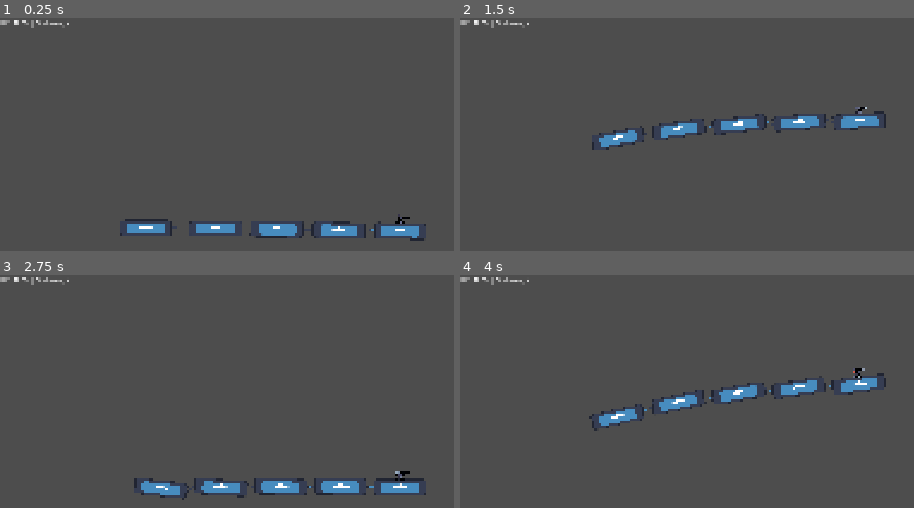
Above: before the commit, frames 1-4 (two rows, left to right).
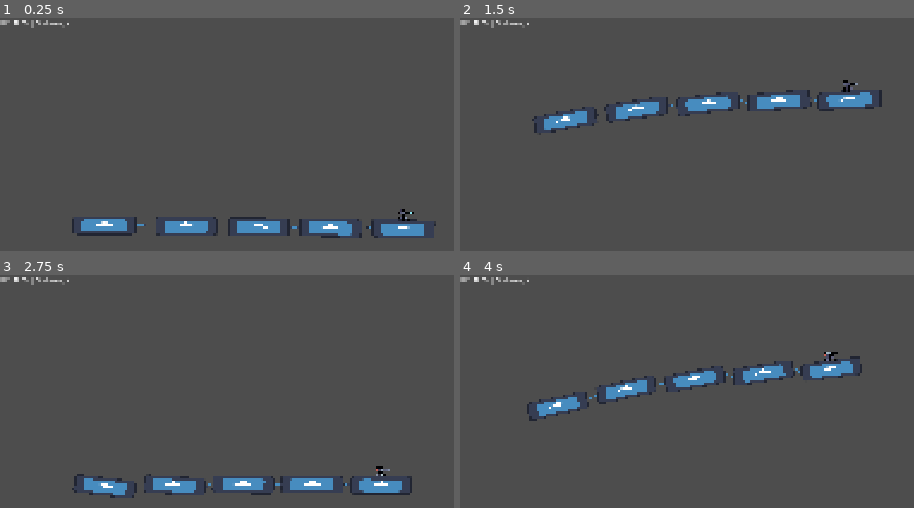
Above: after the commit, the same moments.

Repository: g3evorz/Gameseed-2026
Game: Godot game, scene res://Scenes/main.tscn
The game is run twice, just before and just after one commit, with the same random seed, the same clock (stepped at 60 frames per second) and the same inputs. The engine's default icon, where the game draws it, is replaced by a stand-in: a white triangle on a blue panel in a dark square.
Inputs (mouse positions are in pixels of both pictures, inside the frame that each line leads up to):
- Up to frame 1 (0.25 s): no input
- Up to frame 2 (1.5 s): move the mouse to (outside the picture) at 0.52 s; hold Up (ui_up) 0.53-1.25 s; hold E (shoot) 0.53-1.25 s; click (outside the picture) at 0.67 s; drag from (outside the picture) to (864, 113) at 1.27 s
- Up to frame 3 (2.75 s): move the mouse to (outside the picture) at 2.02 s; hold Down (ui_down) from 2.03 s (still down); hold E (shoot) from 2.03 s (still down)
- Up to frame 4 (4 s): release Down (ui_down) at 2.75 s; release E (shoot) at 2.75 s; drag from (outside the picture) to (618, 433) at 2.77 s; move the mouse to (outside the picture) at 3.52 s; hold Up (ui_up) from 3.53 s (still down); hold E (shoot) from 3.53 s (still down)

The runs differ from the first frame. In frame 1, 3.6% of the frame differs, in the area x 15-97%, y 81-96%; in frame 2, 5.5%, in the area x 15-94%, y 26-57%; in frame 3, 3.9%; in frame 4, 5.3%.

Commit message:
Refined Camera
More cinematic and dynamic

Diff:
--- a/Scenes/Components/Kereta/kepala.tscn
+++ b/Scenes/Components/Kereta/kepala.tscn
@@ -11,6 +11,12 @@
 [node name="Kepala" type="CharacterBody2D" unique_id=1215859441]
 collision_mask = 2
 script = ExtResource("1_kiorl")
+
+[node name="Camera2D" type="Camera2D" parent="." unique_id=1503878241]
+position = Vector2(-129, 38)
+scale = Vector2(2.0234377, 0.59375)
+zoom = Vector2(0.5, 0.5)
+script = ExtResource("1_eu8wk")
 
 [node name="Sprite2D" type="Sprite2D" parent="." unique_id=1829586725]
 position = Vector2(-129, 38)
@@ -41,12 +47,3 @@
 [node name="LabelSpeed" type="Label" parent="CanvasLayer" unique_id=448355568]
 offset_right = 40.0
 offset_bottom = 23.0
-
-[node name="Kepala" type="Node2D" parent="." unique_id=1780252134]
-
-[node name="Camera2D" type="Camera2D" parent="Kepala" unique_id=1503878241 node_paths=PackedStringArray("target")]
-position = Vector2(-129, 38)
-scale = Vector2(2.0234377, 0.59375)
-zoom = Vector2(0.5, 0.5)
-script = ExtResource("1_eu8wk")
-target = NodePath("../..")
--- a/Script/autoload/GameManager.gd
+++ b/Script/autoload/GameManager.gd
@@ -3,7 +3,7 @@
 # Kecepatan Platform
 @export var BASE_SPEED: float = 300.0
 @export var MAX_SPEED: float = 1000.0
-@export var ACCELERATION: float = 15.0
+@export var ACCELERATION: float = 30.0
 
 # Hit and Stop
 @export var HIT_STOP_DURATION: float = 0.8  # Durasi game freeze (dalam detik)
--- a/Script/camera.gd
+++ b/Script/camera.gd
@@ -1,43 +1,89 @@
 extends Camera2D
 
-@export_category("Camera Settings")
-@export var target: Node2D
+@export_group("Dynamic Offset")
+@export var default_offset_x: float = 0.0
+@export var max_lag_offset_x: float = 700.0
+
+@export_group("Dynamic Zoom")
+@export var default_zoom: Vector2 = Vector2(0.6, 0.6)
+@export var max_fast_zoom: Vector2 = Vector2(0.4, 0.4)
 
 @export_group("Smoothing Dynamics")
-@export var max_smoothing: float = 10.0
+@export var max_smoothing: float = 8.0
 @export var min_smoothing: float = 2.0
-@export var speed_threshold: float = 400.0
-## Kecepatan transisi smoothing (Semakin kecil nilainya, semakin mulus/lembut efek berhentinya)
 @export var transition_speed: float = 4.0
 
-var _last_target_x: float = 0.0
-var _fixed_y: float = 0.0
-var _current_active_smoothing: float = 10.0 # Menyimpan nilai smoothing yang sedang berjalan
+@export_group("Wobble / Shake Effect")
+@export var wobble_amplitude: float = 15.0
+@export var wobble_speed: float = 20.0
+@export var wobble_active_duration: float = 0.5
+@export var wobble_pause_duration: float = 1.5
+
+var _current_active_smoothing: float = 8.0
+var _fixed_global_y: float = 0.0
+var _time_passed: float = 0.0 # Waktu berjalan untuk fungsi gelombang sinus
+
+# Variabel internal untuk Wobble Interval
+var _wobble_state_timer: float = 0.0
+var _is_wobbling_active: bool = false
+var _wobble_weight: float = 0.0 # Transisi mulus antara goyang dan diam
 
 func _ready():
 	top_level = true
-	position_smoothing_enabled = false
-
-	if target:
-		_last_target_x = target.global_position.x
-		global_position.x = _last_target_x
-
-	_fixed_y = global_position.y
+	_fixed_global_y = global_position.y
 	_current_active_smoothing = max_smoothing
 
 func _physics_process(delta):
-	if not target:
+	_time_passed += delta
+	_wobble_state_timer += delta
+
+	if not has_node("/root/GameManager"):
 		return
 
-	var current_target_x = target.global_position.x
-	var speed_x = abs(current_target_x - _last_target_x) / delta
-	_last_target_x = current_target_x
+	var current_speed = GameManager.current_world_speed
+	var max_speed = GameManager.MAX_SPEED
+	var base_speed = GameManager.BASE_SPEED
 
-	var speed_ratio = clamp(speed_x / speed_threshold, 0.0, 1.0)
+	if max_speed == base_speed:
+		max_speed += 1.0
+
+	var speed_ratio = clamp((current_speed - base_speed) / (max_speed - base_speed), 0.0, 1.0)
+
+	# --- SISTEM INTERVAL WOBBLE ---
+	if _is_wobbling_active:
+		if _wobble_state_timer >= wobble_active_duration:
+			_is_wobbling_active = false
+			_wobble_state_timer = 0.0
+	else:
+		if _wobble_state_timer >= wobble_pause_duration:
+			_is_wobbling_active = true
+			_wobble_state_timer = 0.0
+
+	# Transisi mulus (lerp) agar kamera tidak patah saat wobble menyala/mati
+	var target_wobble_weight = 1.0 if _is_wobbling_active else 0.0
+	_wobble_weight = lerp(_wobble_weight, target_wobble_weight, 5.0 * delta)
+
+	# Kalkulasi getaran (hanya terpicu kuat di kecepatan tinggi karena dipangkatkan 3)
+	var intensity = pow(speed_ratio, 3)
+	var raw_wobble_offset = sin(_time_passed * wobble_speed) * wobble_amplitude * intensity
+
+	# Kalikan hasil wobble dengan weight intervalnya
+	var final_wobble_offset = raw_wobble_offset * _wobble_weight
+	# ------------------------------
+
+	var target_offset_x = lerp(default_offset_x, max_lag_offset_x, speed_ratio)
+	var target_x = get_parent().global_position.x + target_offset_x + final_wobble_offset
+
+	var target_zoom = lerp(default_zoom, max_fast_zoom, speed_ratio)
 	var target_smoothing = lerp(max_smoothing, min_smoothing, speed_ratio)
 
-	_current_active_smoothing = lerp(_current_active_smoothing, target_smoothing, transition_speed * delta)
+	var current_transition = transition_speed
+	if GameManager.is_hit_stopping:
+		current_transition *= 3.0
 
-	var new_x = lerp(global_position.x, current_target_x, _current_active_smoothing * delta)
+	_current_active_smoothing = lerp(_current_active_smoothing, target_smoothing, current_transition * delta)
 
-	global_position = Vector2(new_x, _fixed_y)
+	var new_x = lerp(global_position.x, target_x, _current_active_smoothing * delta)
+	global_position = Vector2(new_x, _fixed_global_y)
+
+	zoom = lerp(zoom, target_zoom, _current_active_smoothing * delta)
--- /dev/null
+++ b/Script/sprite_2d.gd
@@ -0,0 +1,28 @@
+extends Sprite2D
+
+func _ready():
+	stretch_to_border()
+
+# Jika kamu ingin sprite menyesuaikan ukuran saat layar di-resize,
+# kamu bisa memanggil fungsi ini di dalam _process, atau menggunakan signal "size_changed" dari viewport.
+# func _process(delta):
+# 	stretch_to_border()
+
+func stretch_to_border():
+	# 1. Dapatkan ukuran batas dunia (Viewport / Layar)
+	var border_size = get_viewport_rect().size
+
+	# 2. Pastikan Sprite memiliki texture sebelum melakukan perhitungan
+	if texture:
+		# Dapatkan ukuran asli dari gambar (texture)
+		var texture_size = texture.get_size()
+
+		# 3. Hitung skala yang dibutuhkan agar pas dengan border
+		var scale_x = border_size.x / texture_size.x
+		var scale_y = border_size.y / texture_size.y
+
+		# 4. Terapkan skala baru ke Sprite
+		scale = Vector2(scale_x, scale_y)
+
+		# 5. (Opsional) Posisikan Sprite tepat di tengah layar
+		global_position = border_size / 2.0
Not shown, added: Script/sprite_2d.gd.uid
